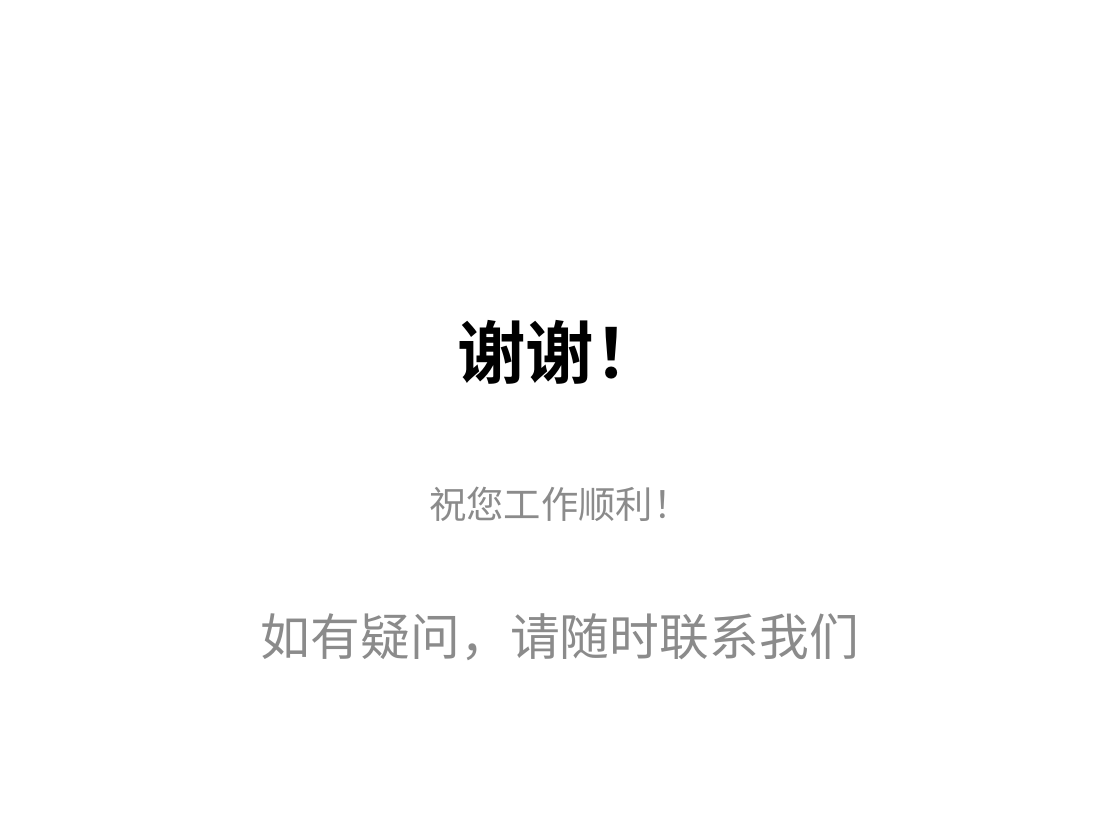
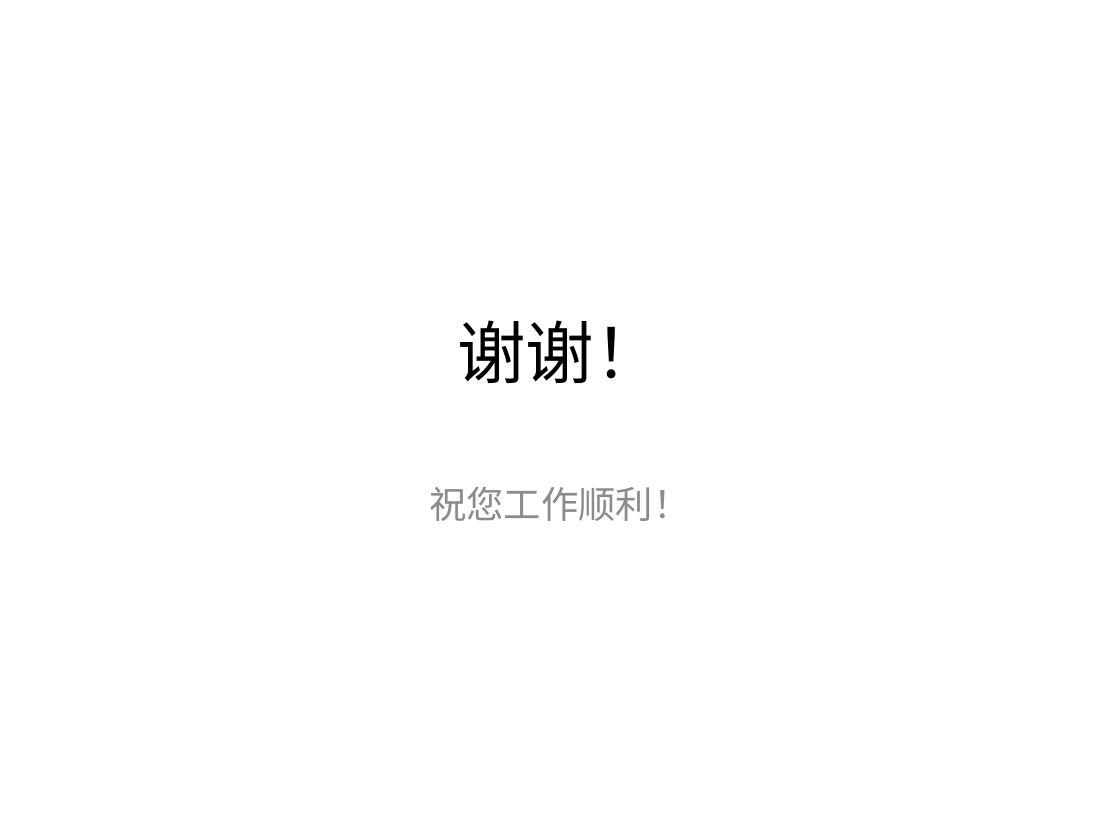
Before and after one commit to ctrlaomao/bjstarfish, a slide deck: slide 10 of 非雪季系统培训PPT.pptx (slide 19 before the commit). Drawn at 1120x840 pixels with LibreOffice and Linux fonts; fonts in the diff are those of the drawing. Boxes give left, top, right and bottom in pixels: in the first picture for what was removed or moved away, otherwise in the second. Text is boxed around its words. In the diff, an @@ line names an element or a change of style, - is before the commit and + after.

```diff
--- a/非雪季系统培训PPT.pptx
+++ b/非雪季系统培训PPT.pptx
@@ title "谢谢！" at [457, 320, 662, 383]: bold off @@
@@ subtitle at [261, 613, 859, 660]: paragraph removed @@
-如有疑问，请随时联系我们
```
Also in this commit, not shown: 9 other slides changed, 9 slides removed, 1 other file.
